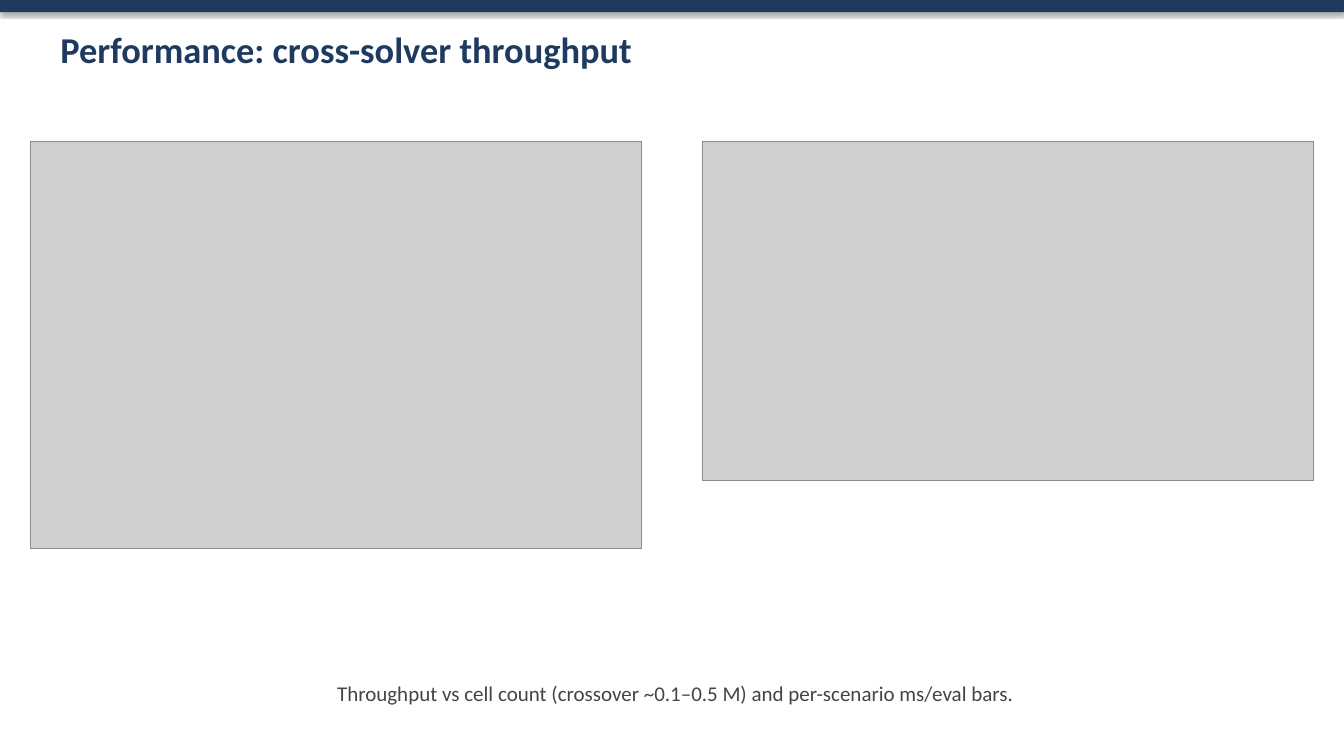
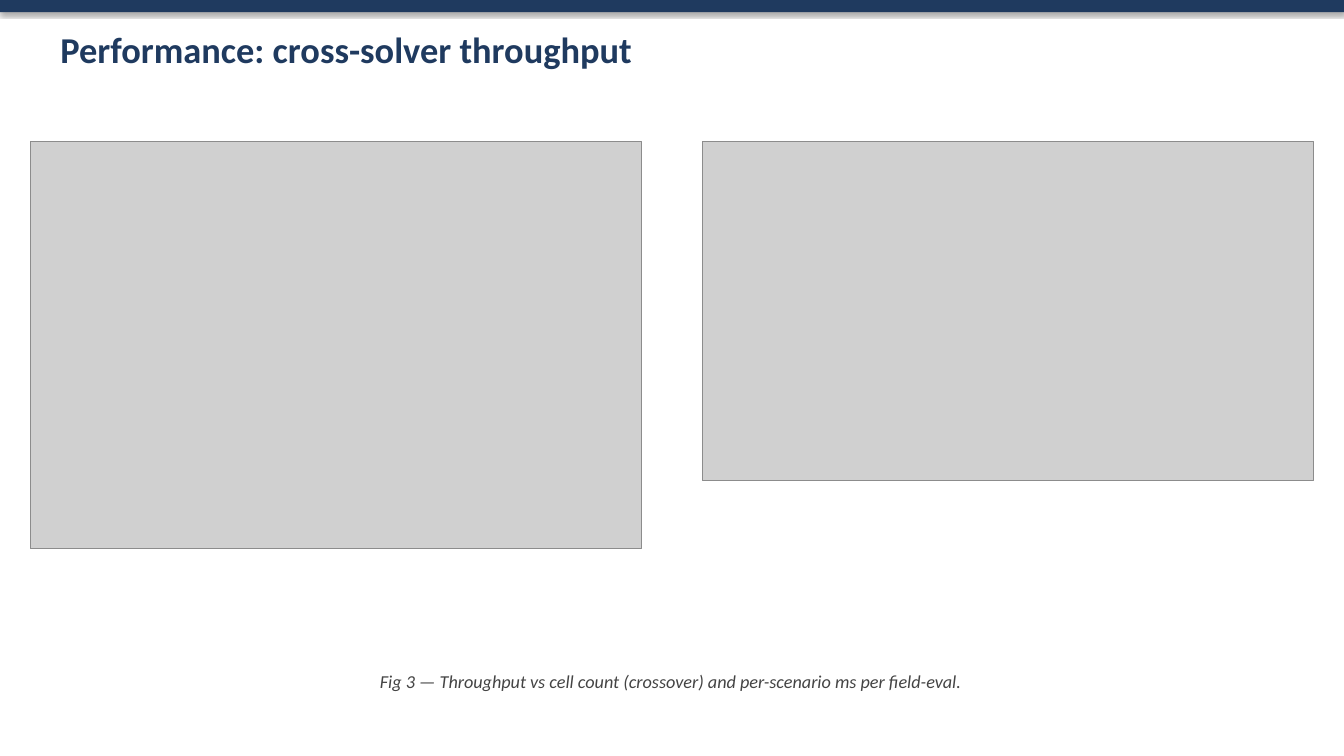
Before and after one commit to mirryou-maker/Claude-SpinDynamics, a slide deck: slide 9 of paper/Claude-SD_talk.pptx. Drawn at 1344x756 pixels with LibreOffice and Linux fonts; fonts in the diff are those of the drawing; grey boxes stand for pictures. Boxes give left, top, right and bottom in pixels: in the first picture for what was removed or moved away, otherwise in the second. Text is boxed around its words. In the diff, an @@ line names an element or a change of style, - is before the commit and + after.

```diff
--- a/paper/Claude-SD_talk.pptx
+++ b/paper/Claude-SD_talk.pptx
@@ text at (x1=380, y1=675, x2=961, y2=691): text changed; size 15 to 13 pt; italic on @@
-Throughput vs cell count (crossover ~0.1–0.5 M) and per-scenario ms/eval bars.
+Fig 3 — Throughput vs cell count (crossover) and per-scenario ms per field-eval.
```
Also in this commit, not shown: 6 other slides changed, 1 other file.
